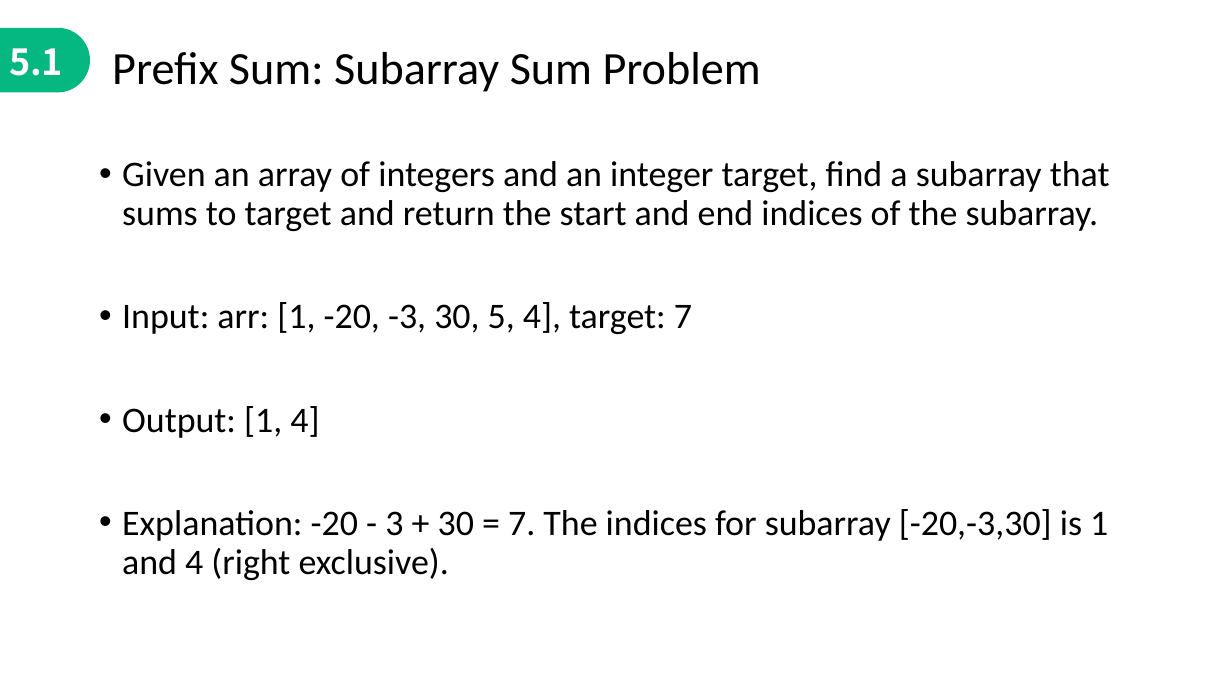
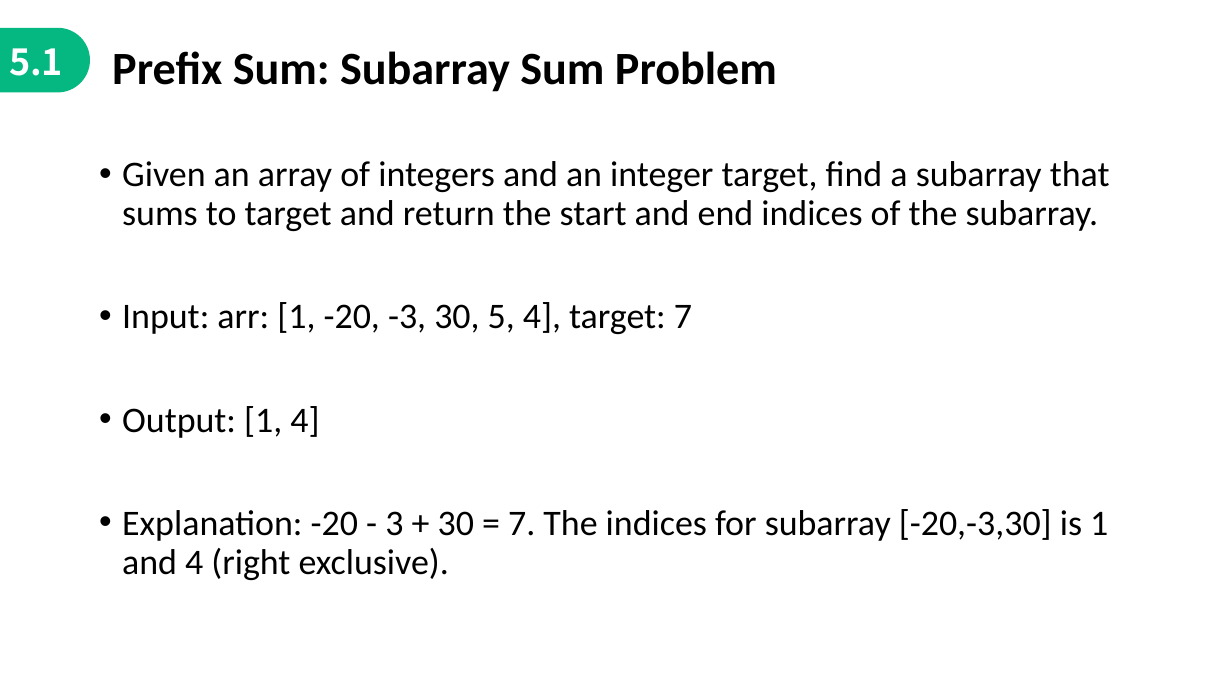
Before and after one commit to jimmyyih518/DSA2022Fall, a slide deck: slide 25 of week6/week6_slides.pptx. Drawn at 1232x693 pixels with LibreOffice and Linux fonts; fonts in the diff are those of the drawing. Boxes give left, top, right and bottom in pixels: in the first picture for what was removed or moved away, otherwise in the second. Text is boxed around its words. In the diff, an @@ line names an element or a change of style, - is before the commit and + after.

```diff
--- a/week6/week6_slides.pptx
+++ b/week6/week6_slides.pptx
@@ text "Prefix Sum: Subarray Sum Problem" at (112,51,777,92): bold on @@
```
Also in this commit, not shown: 11 other slides changed, 9 other files.
